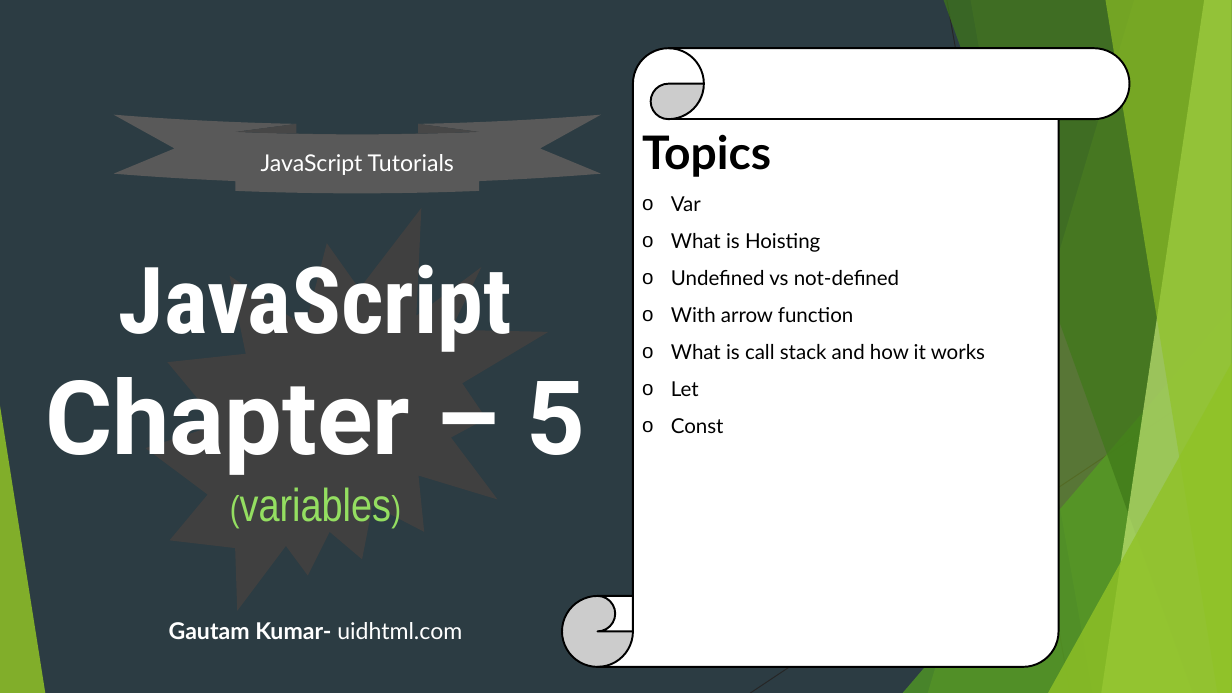
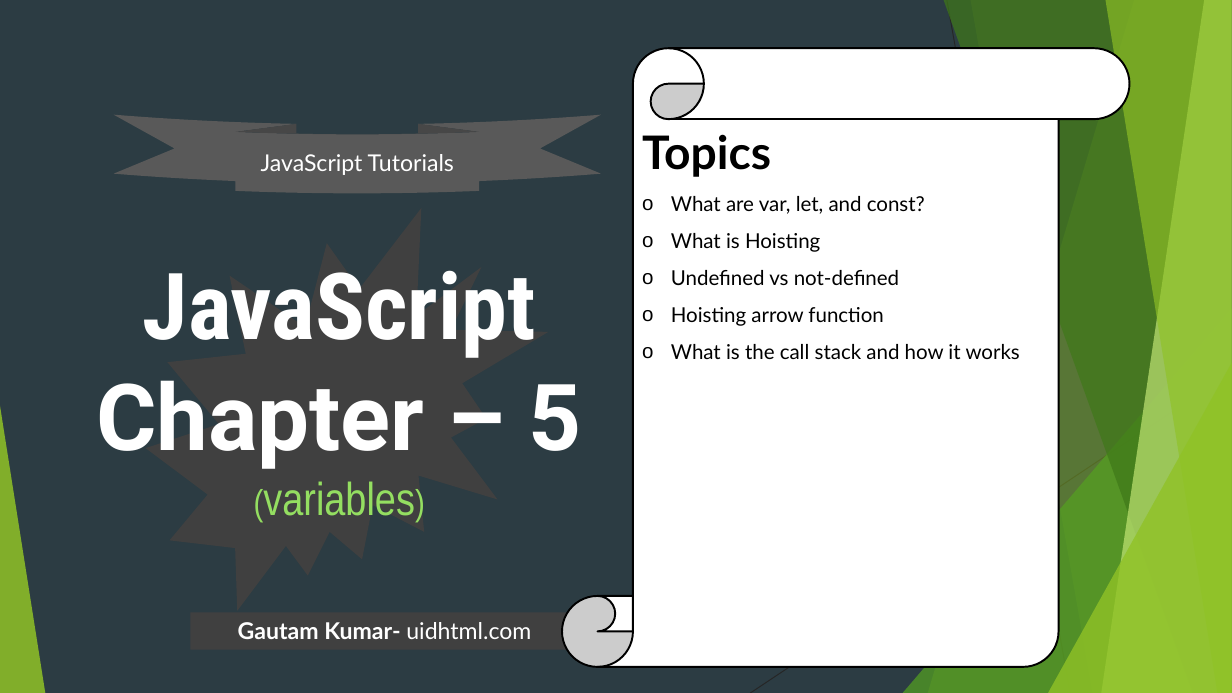
Before and after one commit to uidhtml/javascript-tutorials, a slide deck: slide 20 of Javascript Tutorials.pptx. Drawn at 1232x693 pixels with LibreOffice and Linux fonts; fonts in the diff are those of the drawing. Boxes give left, top, right and bottom in pixels: in the first picture for what was removed or moved away, otherwise in the second. Text is boxed around its words. In the diff, an @@ line names an element or a change of style, - is before the commit and + after.

```diff
--- a/Javascript Tutorials.pptx
+++ b/Javascript Tutorials.pptx
@@ title "JavaScript Chapter – 5 (variables)": place and size @@
-title "JavaScript Chapter – 5 (variables)" at [45, 264, 585, 522]
+title "JavaScript Chapter – 5 (variables)" at [96, 270, 582, 516]
@@ title "JavaScript Chapter – 5 (variables)" at [96, 270, 582, 516]: size 80 to 72 pt in "Chapter – 5" @@
@@ text in vertical scroll at [671, 196, 925, 214]: text changed @@
-o Var
+o What are var, let, and const?
@@ text in vertical scroll at [671, 307, 1020, 359]: text changed @@
-o With arrow function
-o What is call stack and how it works
-o Let
-o Const
+o Hoisting arrow function
+o What is the call stack and how it works
@@ rectangle "Gautam Kumar- uidhtml.com": place and size @@
-rectangle "Gautam Kumar- uidhtml.com" at [169, 622, 462, 639]
+rectangle "Gautam Kumar- uidhtml.com" at [190, 613, 579, 650]
@@ rectangle "Gautam Kumar- uidhtml.com" at [190, 613, 579, 650]: fill none to #404040 @@
```
Also in this commit, not shown: 4 other slides changed, 4 slides added, 5 other files.
